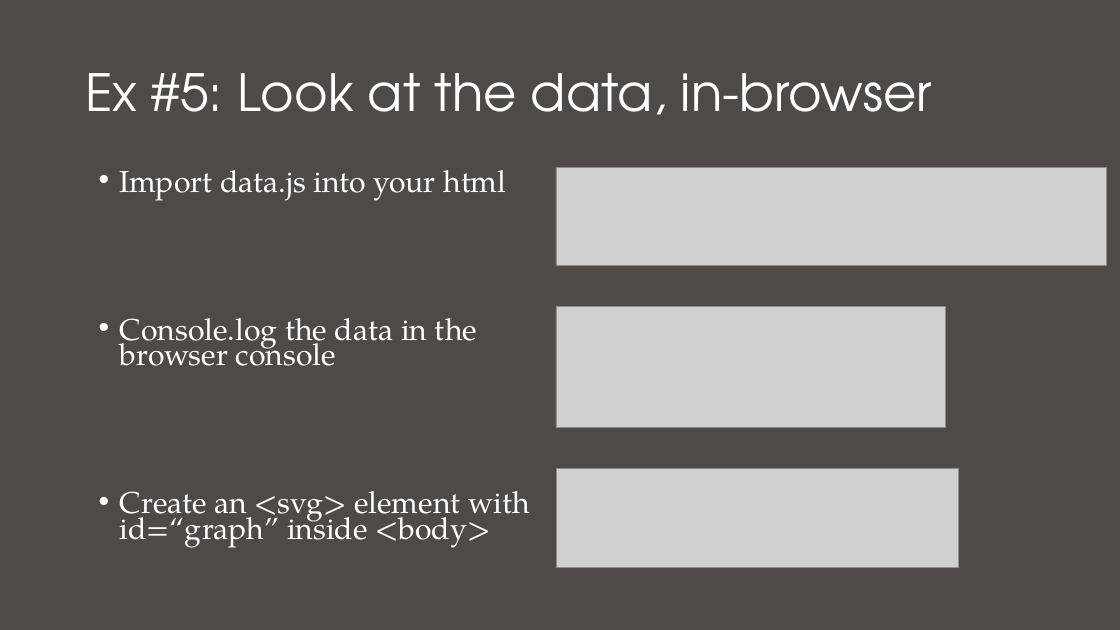
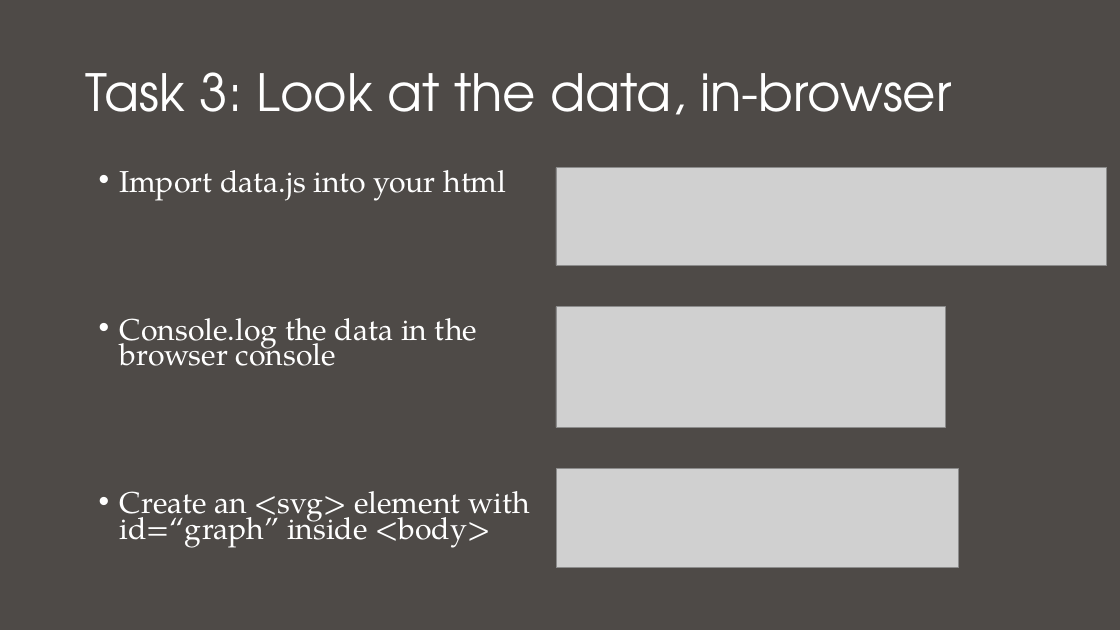
Before and after one commit to nuitrcs/Intro_to_d3_workshop, a slide deck: slide 24 of Introduction to D3.pptx (slide 18 before the commit). Drawn at 1120x630 pixels with LibreOffice and Linux fonts; fonts in the diff are those of the drawing; grey boxes stand for pictures. Boxes give left, top, right and bottom in pixels: in the first picture for what was removed or moved away, otherwise in the second. Text is boxed around its words. In the diff, an @@ line names an element or a change of style, - is before the commit and + after.

```diff
--- a/Introduction to D3.pptx
+++ b/Introduction to D3.pptx
@@ title at (85, 72, 952, 115): text changed @@
-Ex #5: Look at the data, in-browser
+Task 3: Look at the data, in-browser
```
Also in this commit, not shown: 7 other slides changed, 6 slides added, 3 other files.
